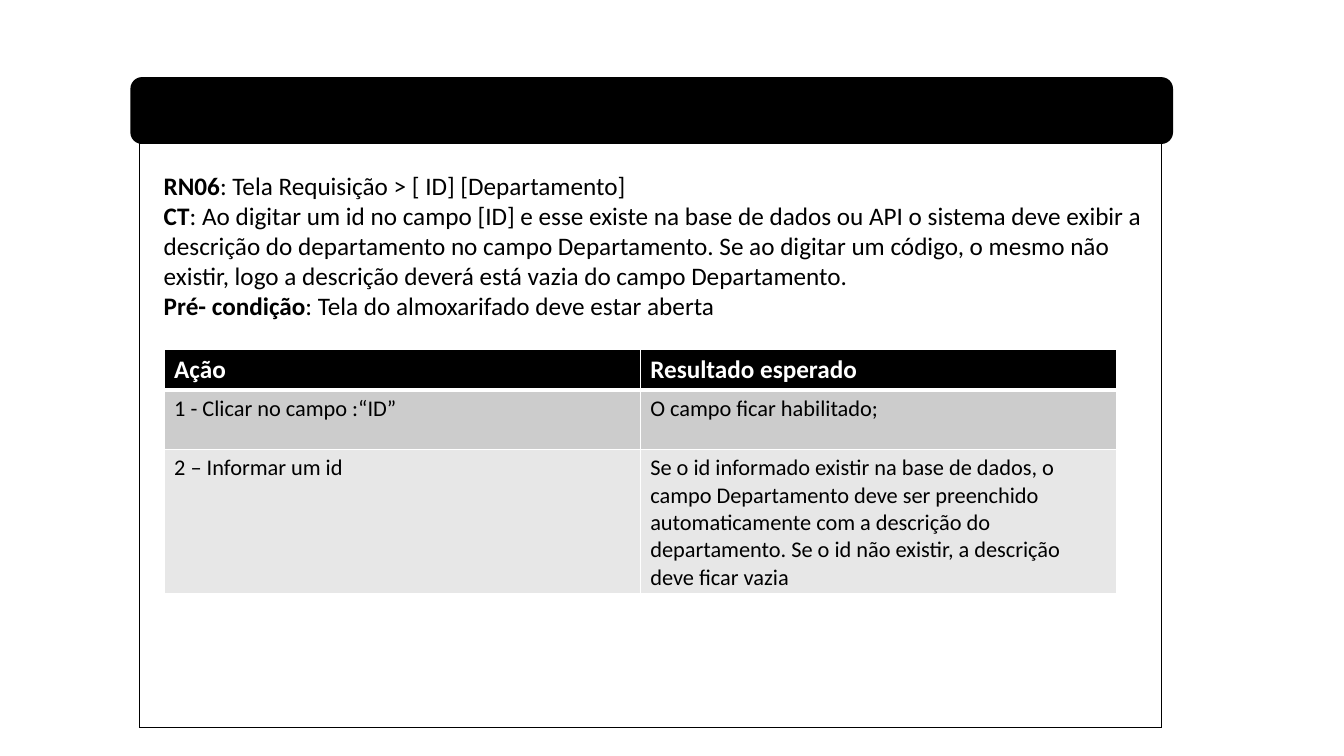
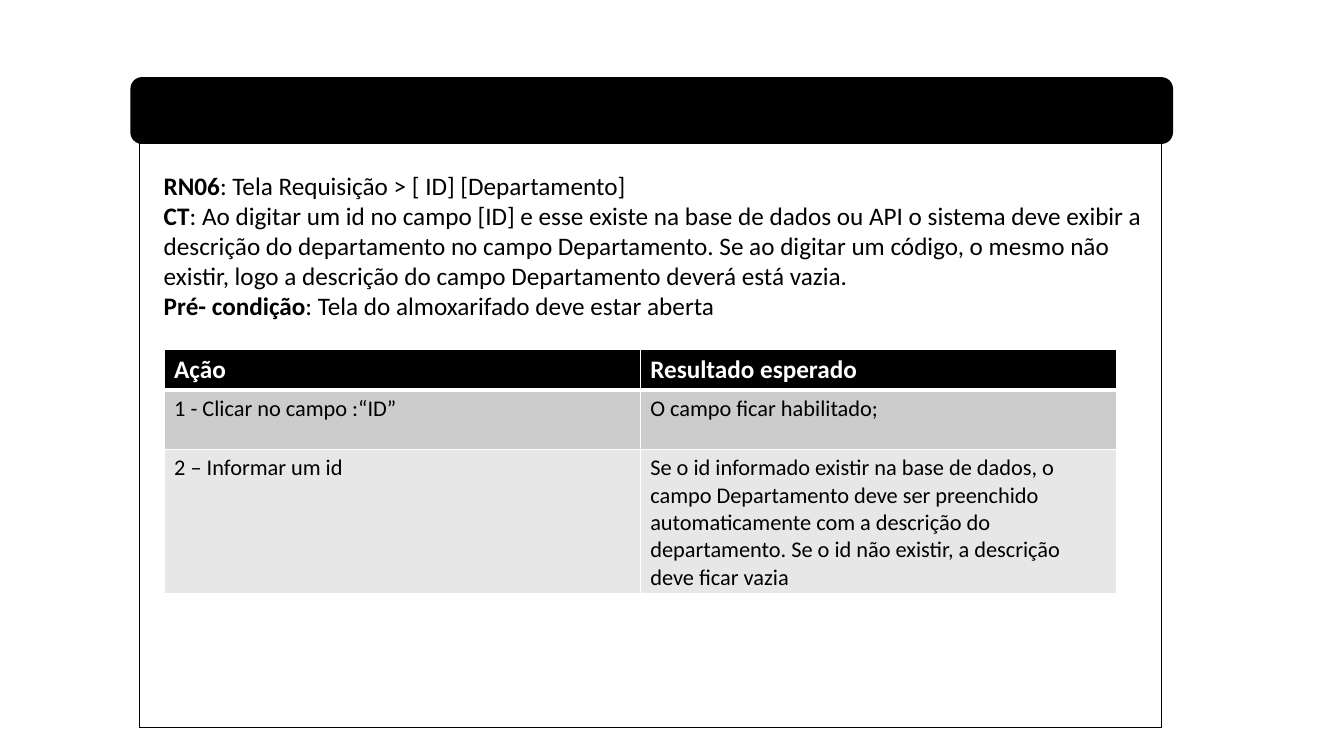
Before and after one commit to viniciuss1812/Almoxarifado, a slide deck: slide 16 of RegrasNegocio/RN_Requisitos.pptx. Drawn at 1344x756 pixels with LibreOffice and Linux fonts; fonts in the diff are those of the drawing. Boxes give left, top, right and bottom in pixels: in the first picture for what was removed or moved away, otherwise in the second. Text is boxed around its words. In the diff, an @@ line names an element or a change of style, - is before the commit and + after.

```diff
--- a/RegrasNegocio/RN_Requisitos.pptx
+++ b/RegrasNegocio/RN_Requisitos.pptx
@@ text at (164, 206, 1141, 290): text changed @@
-CT: Ao digitar um id no campo [ID] e esse existe na base de dados ou API o sistema deve exibir a descrição do departamento no campo Departamento. Se ao digitar um código, o mesmo não existir, logo a descrição deverá está vazia do campo Departamento.
+CT: Ao digitar um id no campo [ID] e esse existe na base de dados ou API o sistema deve exibir a descrição do departamento no campo Departamento. Se ao digitar um código, o mesmo não existir, logo a descrição do campo Departamento deverá está vazia.
```
Also in this commit, not shown: 5 other slides changed, 1 slide removed, 11 other files.
